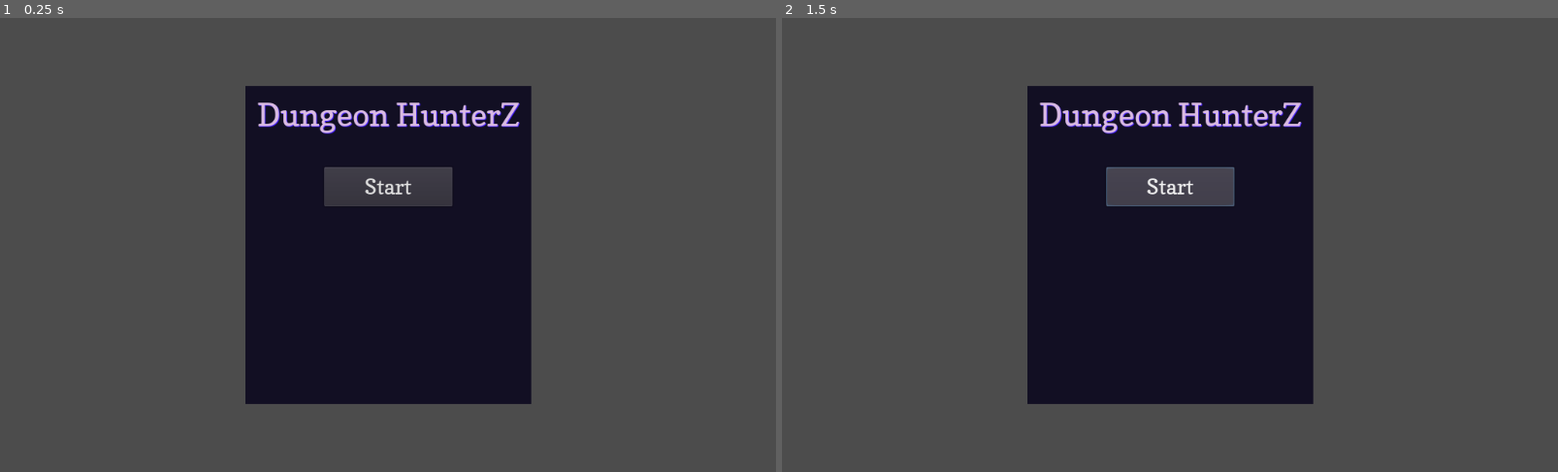
Above: before the commit, frames 1-2 (left to right).
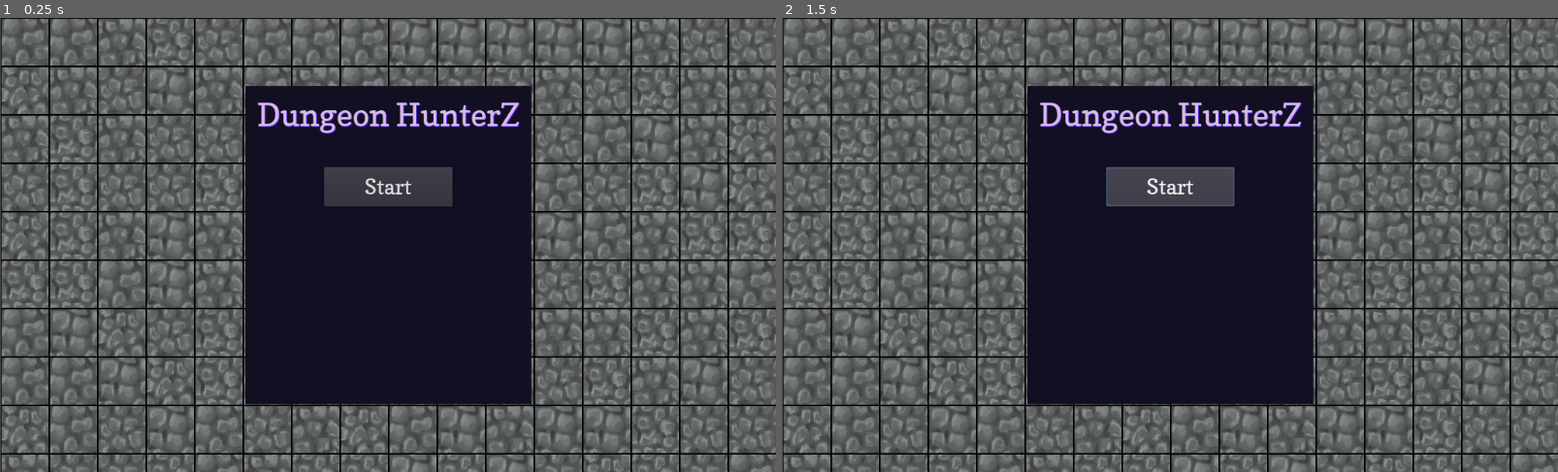
Above: after the commit, the same moments.

Repository: Yogoda/Dungeon-HunterZ
Game: Godot game, scene res://scenes/menu.tscn
The game is run twice, just before and just after one commit, with the same random seed, the same clock (stepped at 60 frames per second) and the same inputs.
Inputs:
- Up to frame 1 (0.25 s): no input
- Up to frame 2 (1.5 s): click "Start" at 0.5 s; click "Start" at 1.25 s

The runs differ from the first frame. In frame 1, 36% of the frame differs, in the area x 0-100%, y 0-100%; in frame 2, 36%.

Commit message:
added BG

Diff:
--- a/scenes/menu.tscn
+++ b/scenes/menu.tscn
@@ -1,8 +1,53 @@
-[gd_scene load_steps=4 format=2]
+[gd_scene load_steps=5 format=2]
 
 [ext_resource path="res://styles/styleboxflat.tres" type="StyleBox" id=1]
 [ext_resource path="res://fonts/font_title.tres" type="DynamicFont" id=2]
 [ext_resource path="res://fonts/font_menu.tres" type="DynamicFont" id=3]
+
+[sub_resource type="GDScript" id=1]
+
+script/source = "extends Sprite
+
+var i = 0
+var j = 0
+var i_max = 0
+var j_max = 0
+const TILE_SIZE = 64
+const TEXTURE_TILE01 = \"res://tiles/floor_stone/tile_floor_stone_01.png\"
+const TEXTURE_TILE02 = \"res://tiles/floor_stone/tile_floor_stone_02.png\"
+const TEXTURE_TILE03 = \"res://tiles/floor_stone/tile_floor_stone_03.png\"
+const TEXTURE_TILE04 = \"res://tiles/floor_stone/tile_floor_stone_04.png\"
+const TEXTURE_TILE05 = \"res://tiles/floor_stone/tile_floor_stone_05.png\"
+const TEXTURE_TILE06 = \"res://tiles/floor_stone/tile_floor_stone_06.png\"
+const TEXTURE_TILE_FRAME = \"res://tiles/tile_frame.png\"
+
+
+
+func _ready():
+	pass
+
+func _draw():
+	i_max = round(get_viewport_rect().end.x/TILE_SIZE)+1
+	j_max = round(get_viewport_rect().end.y/TILE_SIZE)+1
+	for i in range(i_max):
+		for j in range(j_max):
+			var k = randi()%6 + 1
+			var tile_text = preload(TEXTURE_TILE01)
+			if k == 2:
+				tile_text = preload(TEXTURE_TILE02)
+			if k == 3:
+				tile_text = preload(TEXTURE_TILE03)
+			if k == 4:
+				tile_text = preload(TEXTURE_TILE04)
+			if k == 5:
+				tile_text = preload(TEXTURE_TILE05)
+			if k == 6:
+				tile_text = preload(TEXTURE_TILE06)
+
+			draw_texture(tile_text,Vector2(i*TILE_SIZE,j*TILE_SIZE))
+			var tile_frame = preload(TEXTURE_TILE_FRAME)
+			draw_texture(tile_frame,Vector2(i*TILE_SIZE,j*TILE_SIZE))
+			pass"
 
 [node name="Menu" type="Control" index="0"]
 
@@ -18,7 +63,11 @@
 size_flags_horizontal = 1
 size_flags_vertical = 1
 
-[node name="Panel" type="Panel" parent="." index="0"]
+[node name="Menu_BG" type="Sprite" parent="." index="0"]
+
+script = SubResource( 1 )
+
+[node name="Panel" type="Panel" parent="." index="1"]
 
 anchor_left = 0.5
 anchor_top = 0.5
